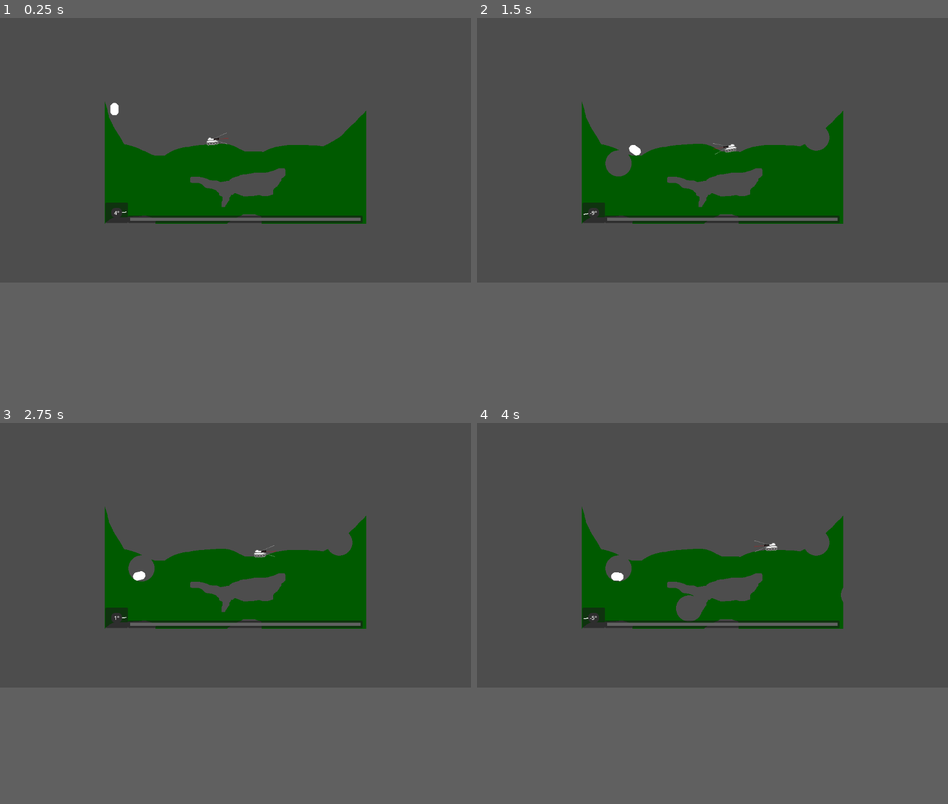
Above: before the commit, frames 1-4 (two rows, left to right).
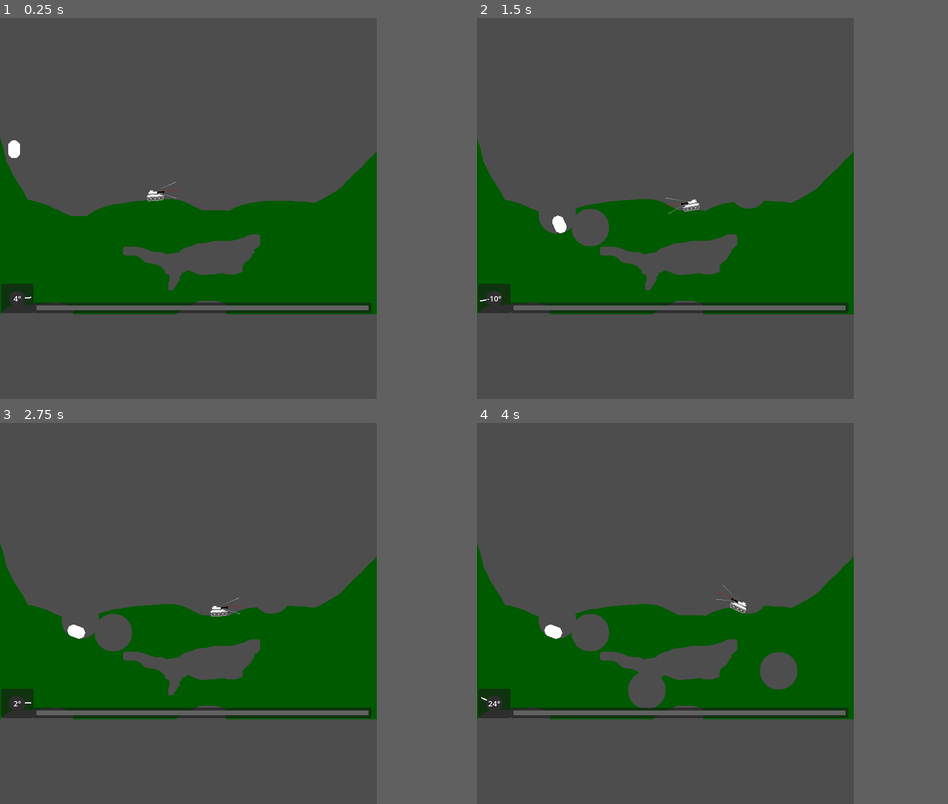
Above: after the commit, the same moments.

Repository: romaindurand/balistica
Game: Godot game, scene res://scenes/game.tscn
Two runs of this game, one before a commit and one after it. Both use one fixed random seed, a clock stepped at 60 frames per second and the inputs below.
Inputs (mouse positions are in pixels of both pictures, inside the frame that each line leads up to):
- Up to frame 1 (0.25 s): no input
- Up to frame 2 (1.5 s): move the mouse to (816, 136) at 0.52 s; hold Right (move_right) 0.53-1.28 s; tap Down (aim_down) at 0.6 s; click (816, 136) at 0.67 s; move the mouse to (618, 162) at 1.27 s; hold Left (move_left) from 1.28 s (still down); tap Up (aim_up) at 1.35 s; click (618, 162) at 1.42 s
- Up to frame 3 (2.75 s): move the mouse to (282, 495) at 2.02 s; release Left (move_left) at 2.03 s; hold Right (move_right) from 2.03 s (still down); tap Down (aim_down) at 2.1 s; click (282, 495) at 2.17 s
- Up to frame 4 (4 s): move the mouse to (688, 609) at 2.77 s; tap Up (aim_up) at 2.85 s; click (688, 609) at 2.92 s; move the mouse to (853, 594) at 3.52 s; release Right (move_right) at 3.53 s; hold Left (move_left) from 3.53 s (still down); tap Down (aim_down) at 3.6 s; click (853, 594) at 3.67 s
In our replay, the window is 800x450 before the commit and 640x648 after it. These sizes can differ from the game's own. Grey fills any space a smaller window leaves; there, only what the larger window draws over its background counts as a difference.

The runs differ from the first frame. In frame 1, 27% of the frame differs, in the area x 0-80%, y 21-78%; in frame 2, 26%; in frame 3, 26%; in frame 4, 25%.

Commit message:
added bullet scene

Diff:
--- a/project.godot
+++ b/project.godot
@@ -17,6 +17,7 @@
 
 [display]
 
+window/size/viewport_width=640
 window/size/mode=2
 window/stretch/mode="viewport"
 
--- a/scenes/aim.tscn
+++ b/scenes/aim.tscn
@@ -12,16 +12,16 @@
 script = ExtResource("1_xfe1s")
 
 [node name="UpperLimit" type="Line2D" parent="." unique_id=55624000]
-points = PackedVector2Array(-1, 0, 62, -54)
+points = PackedVector2Array(-1, 0, 37, -17)
 width = 1.0
 gradient = SubResource("Gradient_nl3fy")
 
 [node name="LowerLimit" type="Line2D" parent="." unique_id=2095720238]
-points = PackedVector2Array(-1, 0, 44, 0)
+points = PackedVector2Array(-1, 0, 37, 17)
 width = 1.0
 gradient = SubResource("Gradient_nl3fy")
 
 [node name="CurrentAim" type="Line2D" parent="." unique_id=721388228]
-points = PackedVector2Array(0, 0, 40, -16)
+points = PackedVector2Array(0, 0, 41, 0)
 width = 2.0
 gradient = SubResource("Gradient_bvxim")
--- /dev/null
+++ b/scenes/bullet.tscn
@@ -0,0 +1,15 @@
+[gd_scene load_steps=3 format=3 uid="uid://c2g3r5h6qqi68"]
+
+[ext_resource type="Script" path="res://scripts/bullet.gd" id="1_drh25"]
+
+[sub_resource type="CircleShape2D" id="CircleShape2D_h1aey"]
+radius = 2.0
+
+[node name="Bullet" type="RigidBody2D" unique_id=1059371878]
+continuous_cd = 1
+contact_monitor = true
+max_contacts_reported = 1
+script = ExtResource("1_drh25")
+
+[node name="CollisionShape2D" type="CollisionShape2D" parent="." unique_id=104881718]
+shape = SubResource("CircleShape2D_h1aey")
--- a/scenes/game.tscn
+++ b/scenes/game.tscn
@@ -3,6 +3,7 @@
 [ext_resource type="PackedScene" uid="uid://4qwkd0go1qgu" path="res://scenes/player.tscn" id="1_uwrxv"]
 [ext_resource type="PackedScene" uid="uid://c04x1605wd0bi" path="res://scenes/map.tscn" id="2_yqjtg"]
 [ext_resource type="PackedScene" uid="uid://kmxsgjidxd16" path="res://scenes/hud.tscn" id="3_lnu2h"]
+[ext_resource type="PackedScene" uid="uid://c2g3r5h6qqi68" path="res://scenes/bullet.tscn" id="4_lbhrr"]
 
 [sub_resource type="CapsuleShape2D" id="CapsuleShape2D_yqjtg"]
 
@@ -37,4 +38,7 @@
 [node name="Player" parent="." unique_id=1824149912 instance=ExtResource("1_uwrxv")]
 position = Vector2(-49, -45)
 
+[node name="Bullet" parent="." unique_id=1059371878 instance=ExtResource("4_lbhrr")]
+position = Vector2(-177, -606)
+
 [connection signal="angle_changed" from="Player" to="HUD" method="update_player_angle"]
--- a/scenes/player.tscn
+++ b/scenes/player.tscn
@@ -24,7 +24,7 @@
 region_rect = Rect2(0, 44, 33, 19)
 
 [node name="Aim" parent="." unique_id=1364671572 instance=ExtResource("4_opbas")]
-position = Vector2(0, -5)
+position = Vector2(0, -7)
 
 [node name="WheelAssembly1" parent="." unique_id=1176606743 instance=ExtResource("3_hlq4g")]
 position = Vector2(-13, 7)
--- /dev/null
+++ b/scenes/test.tscn
@@ -0,0 +1,3 @@
+[gd_scene format=3 uid="uid://c4e8sgss4w2gl"]
+
+[node name="test" type="Node2D" unique_id=1199753270]
--- /dev/null
+++ b/scripts/bullet.gd
@@ -0,0 +1,52 @@
+extends RigidBody2D
+
+
+@export var explosion_radius: float = 32.0
+
+
+var _has_exploded := false
+
+
+func _ready() -> void:
+	contact_monitor = true
+	max_contacts_reported = maxi(max_contacts_reported, 1)
+	if not body_entered.is_connected(_on_body_entered):
+		body_entered.connect(_on_body_entered)
+
+
+func _integrate_forces(state: PhysicsDirectBodyState2D) -> void:
+	if _has_exploded:
+		return
+
+	for contact_index in range(state.get_contact_count()):
+		var body := state.get_contact_collider_object(contact_index) as Node
+		if body != null and _try_explode_on(body):
+			return
+
+
+func _on_body_entered(body: Node) -> void:
+	if _has_exploded:
+		return
+
+	_try_explode_on(body)
+
+
+func _try_explode_on(body: Node) -> bool:
+	var destructible_map := _find_destructible_map(body)
+	if destructible_map == null:
+		return false
+
+	_has_exploded = true
+	var impact_position := global_position
+	destructible_map.call_deferred("destroy_circle", impact_position, explosion_radius)
+	queue_free()
+	return true
+
+
+func _find_destructible_map(node: Node) -> Node:
+	var current := node
+	while current != null:
+		if current.has_method("destroy_circle"):
+			return current
+		current = current.get_parent()
+	return null
--- /dev/null
+++ b/tests/bullet_impact_test.gd
@@ -0,0 +1,58 @@
+extends SceneTree
+
+const BulletScene := preload("res://scenes/bullet.tscn")
+
+
+class FakeMap:
+	extends Node2D
+
+	var destroyed_centers: Array[Vector2] = []
+	var destroyed_radii: Array[float] = []
+
+	func destroy_circle(global_center: Vector2, radius: float) -> void:
+		destroyed_centers.append(global_center)
+		destroyed_radii.append(radius)
+
+
+func _init() -> void:
+	call_deferred("_run")
+
+
+func _run() -> void:
+	var map := FakeMap.new()
+	var map_body := StaticBody2D.new()
+	map.add_child(map_body)
+
+	var bullet := BulletScene.instantiate()
+	bullet.global_position = Vector2(12.0, 34.0)
+	bullet.explosion_radius = 24.0
+
+	root.add_child(map)
+	root.add_child(bullet)
+
+	bullet._on_body_entered(map_body)
+
+	if not _expect(bullet.is_queued_for_deletion(), "bullet should be queued for deletion after impact"):
+		return
+
+	await process_frame
+
+	if not _expect(map.destroyed_centers.size() == 1, "map should receive exactly one destruction center"):
+		return
+	if not _expect(map.destroyed_centers[0] == Vector2(12.0, 34.0), "destruction center should match bullet position"):
+		return
+	if not _expect(map.destroyed_radii.size() == 1, "map should receive exactly one destruction radius"):
+		return
+	if not _expect(map.destroyed_radii[0] == 24.0, "destruction radius should match bullet explosion radius"):
+		return
+
+	quit(0)
+
+
+func _expect(condition: bool, message: String) -> bool:
+	if condition:
+		return true
+
+	printerr("TEST FAILED: %s" % message)
+	quit(1)
+	return false
Not shown, added: scripts/bullet.gd.uid
Not shown, added: tests/bullet_impact_test.gd.uid
